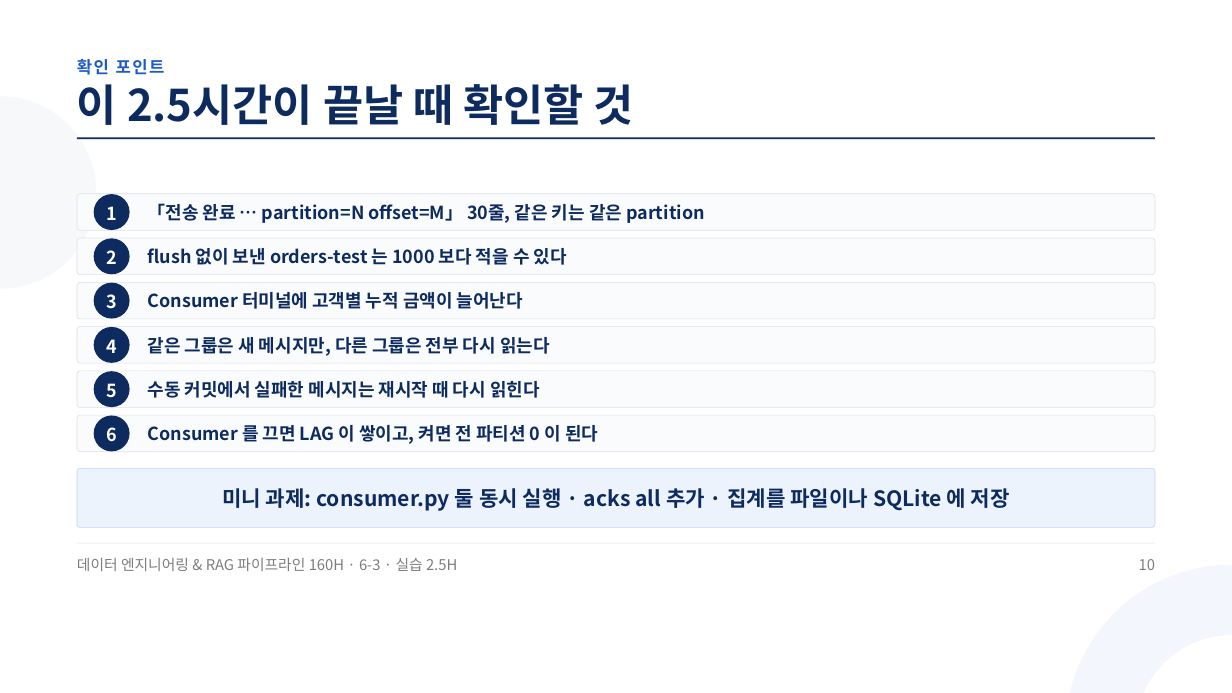
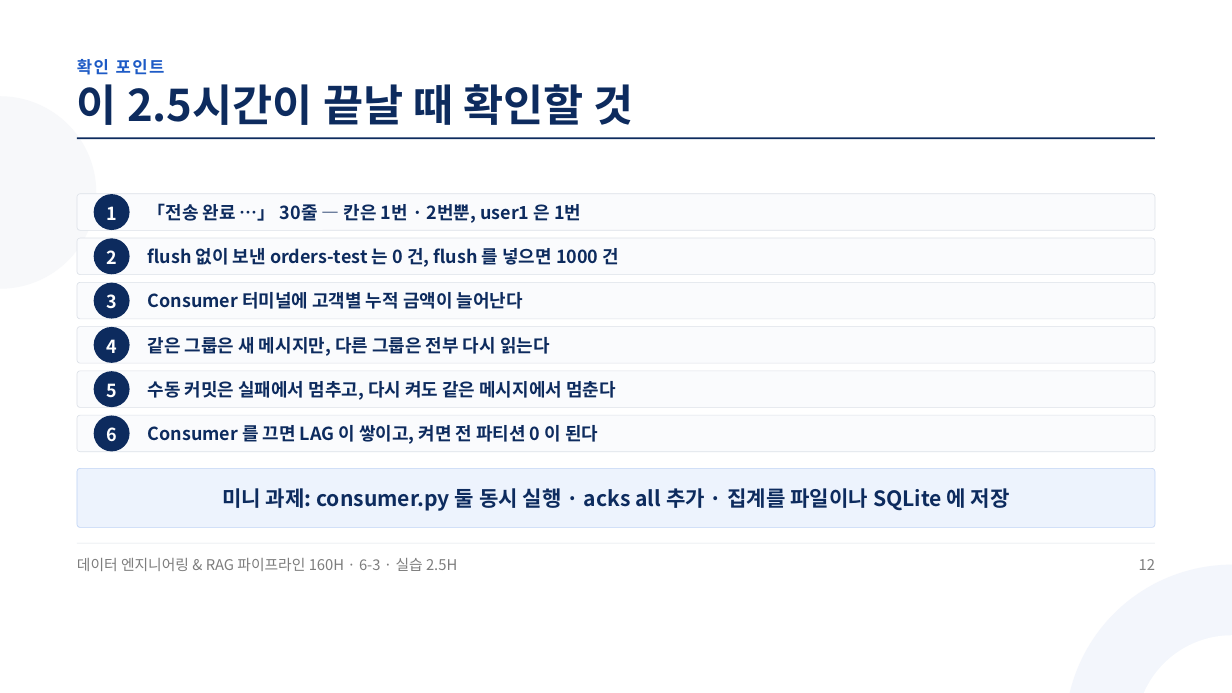
Before and after one commit to aebonlee/materials, a slide deck: slide 12 of data-eng/decks/w6d3s2.pptx (slide 10 before the commit). Drawn at 1232x693 pixels with LibreOffice and Linux fonts; fonts in the diff are those of the drawing. Boxes give left, top, right and bottom in pixels: in the first picture for what was removed or moved away, otherwise in the second. Text is boxed around its words. In the diff, an @@ line names an element or a change of style, - is before the commit and + after.

```diff
--- a/data-eng/decks/w6d3s2.pptx
+++ b/data-eng/decks/w6d3s2.pptx
@@ text at <box>148,203,581,223</box>: text changed @@
-「전송 완료 … partition=N offset=M」 30줄, 같은 키는 같은 partition
+「전송 완료 …」 30줄 — 칸은 1번 · 2번뿐, user1 은 1번
@@ text at <box>148,248,620,267</box>: text changed @@
-flush 없이 보낸 orders-test 는 1000 보다 적을 수 있다
+flush 없이 보낸 orders-test 는 0 건, flush 를 넣으면 1000 건
@@ text at <box>148,381,616,400</box>: text changed @@
-수동 커밋에서 실패한 메시지는 재시작 때 다시 읽힌다
+수동 커밋은 실패에서 멈추고, 다시 켜도 같은 메시지에서 멈춘다
@@ text at <box>1139,559,1155,570</box>: text changed @@
-10
+12
```
Also in this commit, not shown: 7 other slides changed, 2 slides added, 33 other files.
